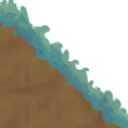
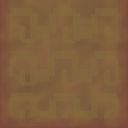
Two versions of the same layered image (128x128). Layer-by-layer changes:
hid "grass 135" over [0, 0, 128, 128]
hid "diag 135" over [0, 21, 128, 128]
added layer "cliff bot" above "cliff left" over [0, 114, 128, 128]
added layer "cliff left" above "right cliff" over [0, 0, 14, 128]
added layer "right cliff" above "pattern" over [114, 0, 128, 128]
showed "pattern" over [0, 8, 128, 128]
showed "Layer 0" over [0, 0, 128, 128]
